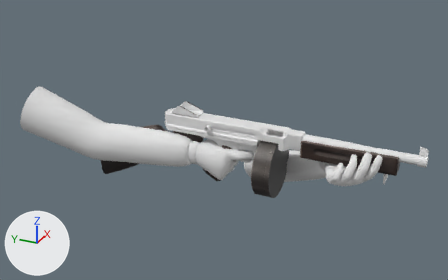
Before and after pictures for a commit that changed the Blender file weapons/new/FF - Tommy Gun.blend.
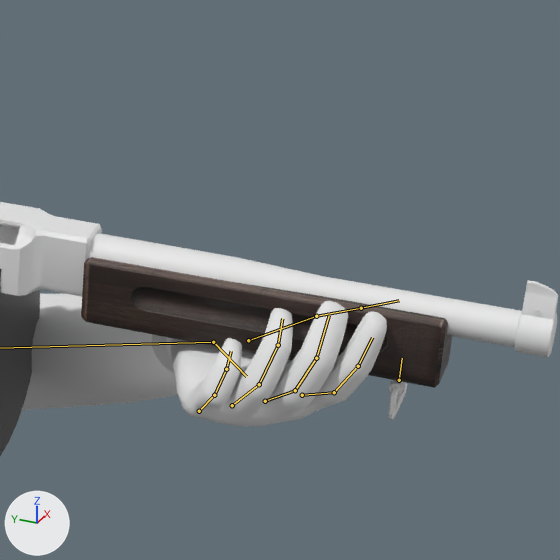
There are two pictures of each version: one whole from a camera (50 mm lens) standing at (-67.1, -47.3, 22.3) and looking at (-0.2, -17.3, -11.1), one close up on the part from 62% to 96% of the width and 25% to 79% of the height. The axes (+X, +Y, +Z) are drawn at lower left. The lights are the same throughout. Both versions are drawn at frame 0 of the action 'reload2'; the numbers are the values there. The bones that bend it are drawn over the model as lines in the close-ups.

Names of what the first close-up shows: 'default_arms.002', 'tommy_reference'.
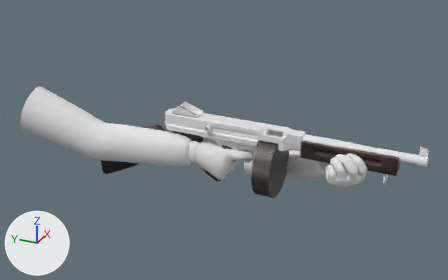
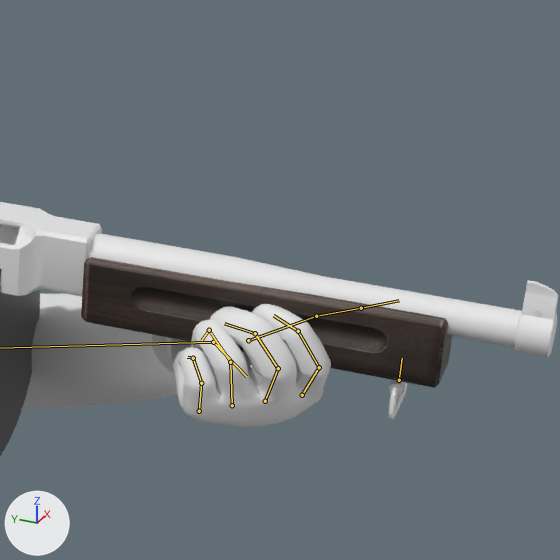
Boxes (x1, y1, x2, y2) around the edits, measured in the close-ups (560 x 560 px):
'default_arms.002', posed
    before: (22, 294, 387, 427)
    after: (22, 294, 331, 427)

The change, as a diff of the scene's bpy script:
```diff
--- a/weapons/new/FF - Tommy Gun.blend.py
+++ b/weapons/new/FF - Tommy Gun.blend.py
@@ bone_ctrl_pinky_0_l @@
 bone_ctrl_pinky_0_l = bpy.data.objects['FF_SKELETON'].pose.bones['ctrl_pinky_0_l']  # child of 'hand_l'
-bone_ctrl_pinky_0_l.rotation_euler = (0.192, -0.489, -0.768)  # degrees (11, -28, -44)
+bone_ctrl_pinky_0_l.rotation_euler = (-0.0698, 0.0698, -1.047)  # degrees (-4, 4, -60)
@@ bone_ctrl_ring_0_l @@
 bone_ctrl_ring_0_l = bpy.data.objects['FF_SKELETON'].pose.bones['ctrl_ring_0_l']  # child of 'hand_l'
-bone_ctrl_ring_0_l.rotation_euler = (0.209, -0.506, -0.75)  # degrees (12, -29, -43)
+bone_ctrl_ring_0_l.rotation_euler = (-0.175, 0.175, -1.169)  # degrees (-10, 10, -67)
@@ bone_ctrl_middle_0_l @@
 bone_ctrl_middle_0_l = bpy.data.objects['FF_SKELETON'].pose.bones['ctrl_middle_0_l']  # child of 'hand_l'
-bone_ctrl_middle_0_l.rotation_euler = (0.14, -0.489, -0.576)  # degrees (8, -28, -33)
+bone_ctrl_middle_0_l.rotation_euler = (-0.0524, 0.436, -0.925)  # degrees (-3, 25, -53)
@@ bone_ctrl_index_0_l @@
 bone_ctrl_index_0_l = bpy.data.objects['FF_SKELETON'].pose.bones['ctrl_index_0_l']  # child of 'hand_l'
-bone_ctrl_index_0_l.rotation_euler = (0.0873, -0.419, -0.401)  # degrees (5, -24, -23)
+bone_ctrl_index_0_l.rotation_euler = (-0.0524, 0.436, -0.838)  # degrees (-3, 25, -48)
```
